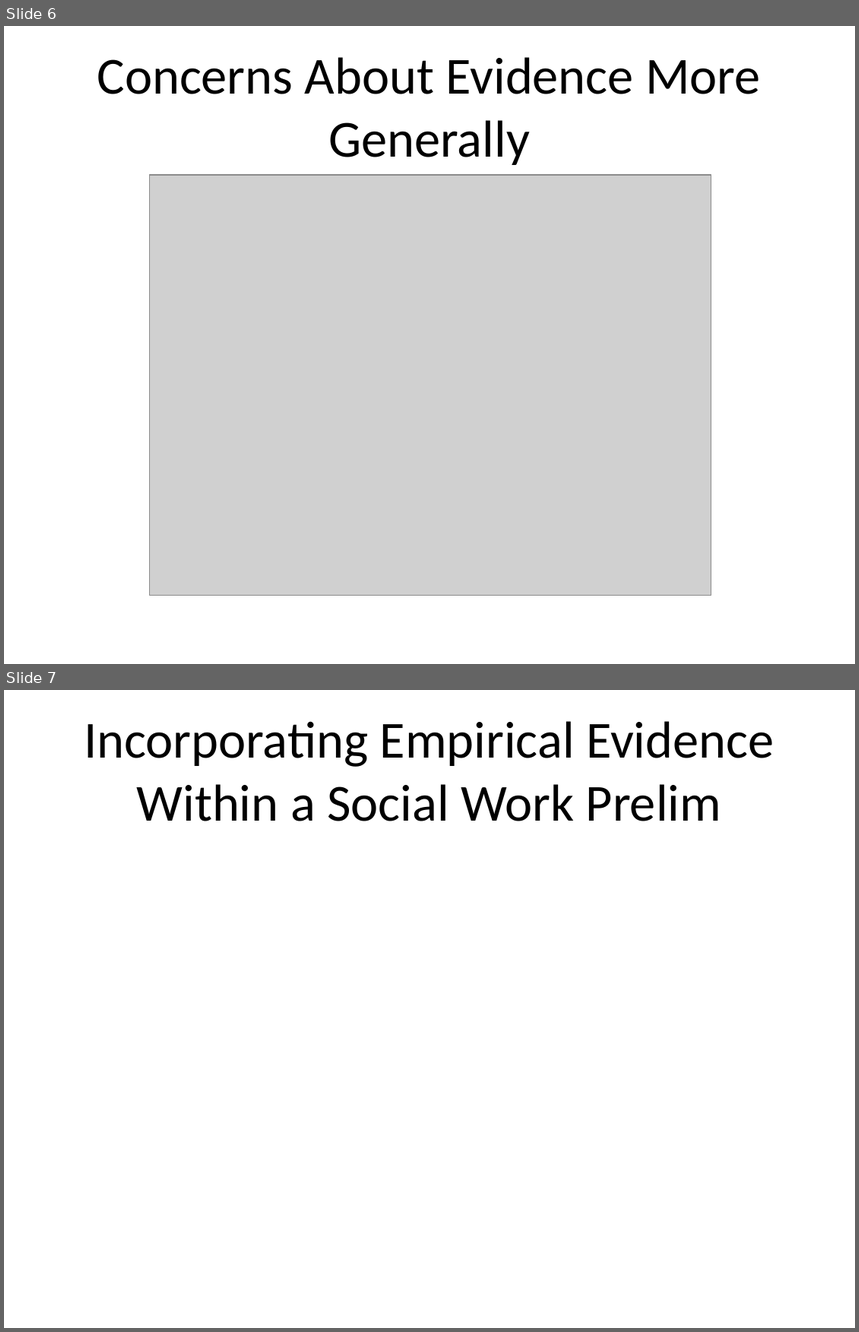
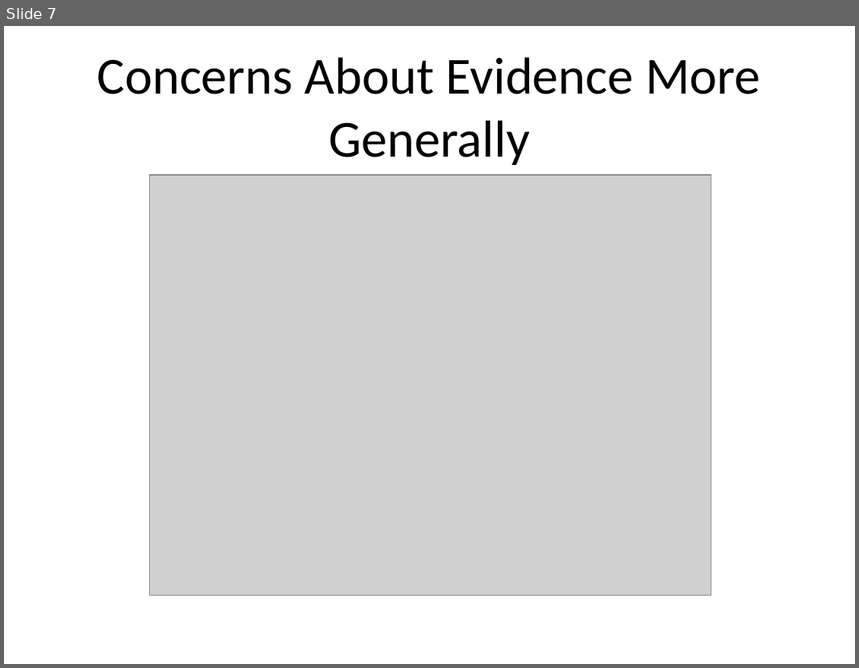
Before and after one commit to agrogan1/teaching, a slide deck: empirical/index.pptx. Shown one above the other, each under a label of ours: slides 6 and 7 before the commit, slide 7 after it. The pictures are 859x1332 and 859x668 pixels, drawn with LibreOffice and Linux fonts; fonts in the diff are those of the drawing; grey boxes stand for pictures. Boxes give left, top, right and bottom in pixels: in the first picture for what was removed or moved away, otherwise in the second. Text is boxed around its words. In the diff, an @@ line names an element or a change of style, - is before the commit and + after.

```diff
--- a/empirical/index.pptx
+++ b/empirical/index.pptx
@@ slide 7 removed at (x1=4, y1=690, x2=855, y2=1328), background #FFFFFF @@
@@ title removed at (x1=84, y1=721, x2=774, y2=821) @@
-Incorporating Empirical Evidence Within a Social Work Prelim
@@ what was slide 6 is now slide 7 @@
```
Also in this commit, not shown: 8 slides changed, 3 slides added, 1 other slide removed, 4 other files.
